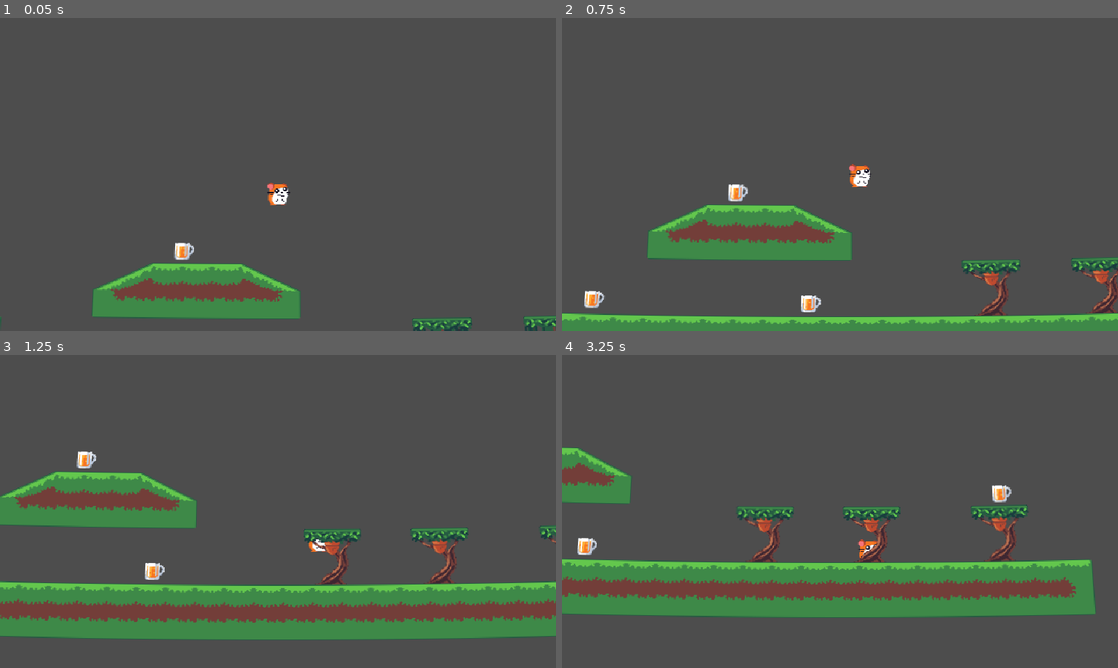
Above: before the commit, frames 1-4 (two rows, left to right).
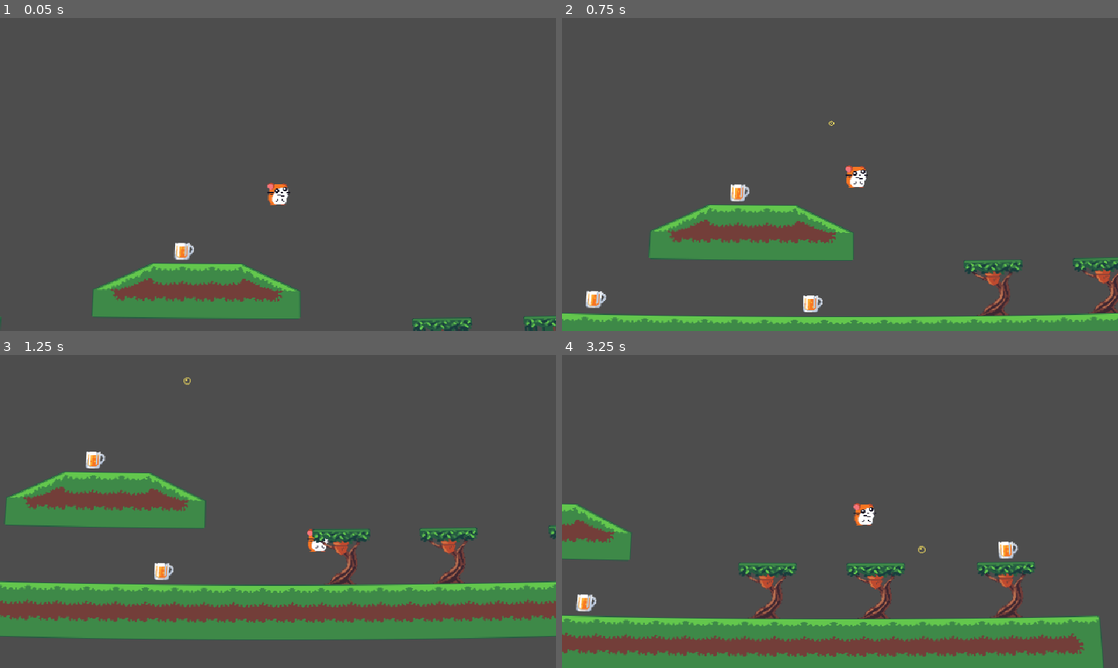
Above: after the commit, the same moments.

Repository: Codex112008/GMTK-2025-Game-Jam
Game: Godot game, scene res://Scenes/Game.tscn
The game is run twice, just before and just after one commit, with the same random seed, the same clock (stepped at 60 frames per second) and the same inputs.
Inputs:
- Up to frame 1 (0.05 s): no input
- Up to frame 2 (0.75 s): hold D (right) from 0.53 s (still down); tap Space (jump) at 0.6 s
- Up to frame 3 (1.25 s): keep holding D (right); tap Space (jump) at 0.77, 1.07 s
- Up to frame 4 (3.25 s): tap Space (jump) at 1.35, 1.52, 1.82, 2.1, 2.85, 3.02 s; release D (right) at 2.03 s; hold A (left) 2.03-2.78 s; hold D (right) from 2.78 s (still down)

Frame 1 is identical in both runs. In frame 2, 2.8% of the frame differs, in the area x 0-100%, y 32-98%; in frame 3, 5.7%; in frame 4, 38%, in the area x 0-98%, y 29-100%.

Commit message:
drunk particles

Diff:
--- a/Scenes/Player.tscn
+++ b/Scenes/Player.tscn
@@ -1,7 +1,8 @@
-[gd_scene load_steps=5 format=3 uid="uid://d3mqa3yxkbmot"]
+[gd_scene load_steps=7 format=3 uid="uid://d3mqa3yxkbmot"]
 
 [ext_resource type="Script" uid="uid://8xaa7lu46t4g" path="res://Scripts/PlayerController.gd" id="1_kyqiw"]
 [ext_resource type="Texture2D" uid="uid://0i7ikncgmjds" path="res://Sprites/Player/hamster.png" id="2_kyqiw"]
+[ext_resource type="Texture2D" uid="uid://c7x3ukwuxcs7o" path="res://Sprites/Particles/drunk_particles.png" id="3_gntrk"]
 
 [sub_resource type="RectangleShape2D" id="RectangleShape2D_kyqiw"]
 size = Vector2(20, 23)
@@ -17,13 +18,24 @@
 "speed": 5.0
 }]
 
-[node name="Player" type="CharacterBody2D" node_paths=PackedStringArray("coyote_timer", "jump_buffer_timer", "short_jump_timer")]
+[sub_resource type="CanvasItemMaterial" id="CanvasItemMaterial_dewec"]
+particles_animation = true
+particles_anim_h_frames = 4
+particles_anim_v_frames = 1
+particles_anim_loop = false
+
+[node name="Player" type="CharacterBody2D" node_paths=PackedStringArray("coyote_timer", "jump_buffer_timer", "short_jump_timer", "my_sprite", "drunk_particles")]
 script = ExtResource("1_kyqiw")
 speed = 260.0
+acceleration = 7.0
 jump_strength = 500.0
+friction = 4.0
+max_nut_count = 5
 coyote_timer = NodePath("Timers/CoyoteTimer")
 jump_buffer_timer = NodePath("Timers/JumpBufferTimer")
 short_jump_timer = NodePath("Timers/ShortJumpTimer")
+my_sprite = NodePath("AnimatedSprite2D")
+drunk_particles = NodePath("DrunkParticles")
 
 [node name="CollisionShape2D" type="CollisionShape2D" parent="."]
 position = Vector2(0, 4.5)
@@ -45,3 +57,15 @@
 [node name="ShortJumpTimer" type="Timer" parent="Timers"]
 wait_time = 0.3
 one_shot = true
+
+[node name="DrunkParticles" type="CPUParticles2D" parent="."]
+z_index = -1
+material = SubResource("CanvasItemMaterial_dewec")
+amount = 4
+texture = ExtResource("3_gntrk")
+speed_scale = 0.5
+emission_shape = 1
+emission_sphere_radius = 10.0
+gravity = Vector2(0, -100)
+anim_speed_min = 1.0
+anim_speed_max = 2.0
--- a/Scripts/PlayerController.gd
+++ b/Scripts/PlayerController.gd
@@ -21,6 +21,8 @@
 @export var coyote_timer : Timer
 @export var jump_buffer_timer : Timer
 @export var short_jump_timer : Timer
+@export var my_sprite : AnimatedSprite2D
+@export var drunk_particles : CPUParticles2D
 
 @export_group("OOC References")
 @export var curve_effect_rect : CanvasItem
@@ -36,6 +38,11 @@
 
 	if beer_collected >= 6:
 		pass_out()
+
+	# drunk particles
+	if drunk_particles.amount != 1 + beer_collected:
+		drunk_particles.amount = 1 + beer_collected
+		drunk_particles.speed_scale = 0.5 + (0.5 * beer_collected)
 
 func _physics_process(delta : float) -> void:
 	# Add the gravity.
@@ -71,7 +78,7 @@
 	if Input.is_action_just_released("jump") && short_jump_timer.time_left != 0:
 		velocity.y += jump_strength / 2 # this value can be tweaked
 
-	if nut_count > 0 && not is_on_floor() && Input.is_action_just_pressed("jump") && !did_coyote:
+	if nut_count > 0 && not is_on_floor() && Input.is_action_just_pressed("jump") && !did_coyote && velocity.y > 0:
 		jump()
 		remove_oldest_nut()
 
@@ -80,6 +87,7 @@
 	var direction := Input.get_axis("left", "right")
 	if direction:
 		velocity.x = lerpf(velocity.x, direction * speed, delta * acceleration)
+		my_sprite.flip_h = direction != 1 # flip sprite
 	else:
 		velocity.x = lerpf(velocity.x, 0, delta * friction)
 
Not shown: 1 places in Scenes/Game.tscn that only renumber resources
Binary file added: Sprites/Particles/drunk_particles.png
Not shown, added: Sprites/Particles/drunk_particles.png.import
